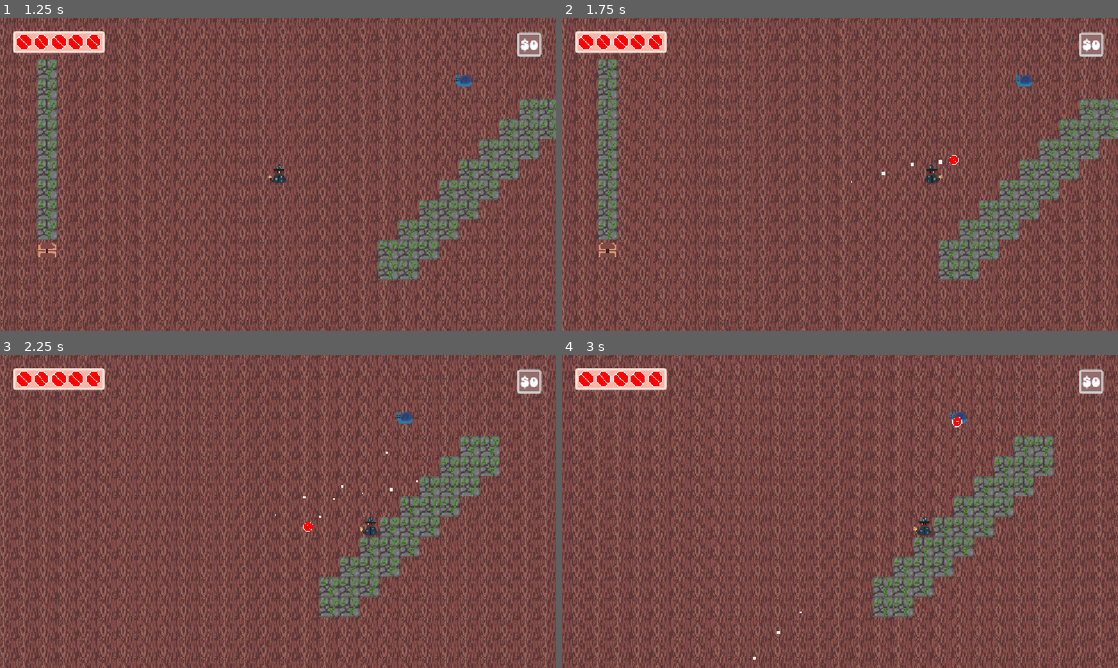
Above: before the commit, frames 1-4 (two rows, left to right).
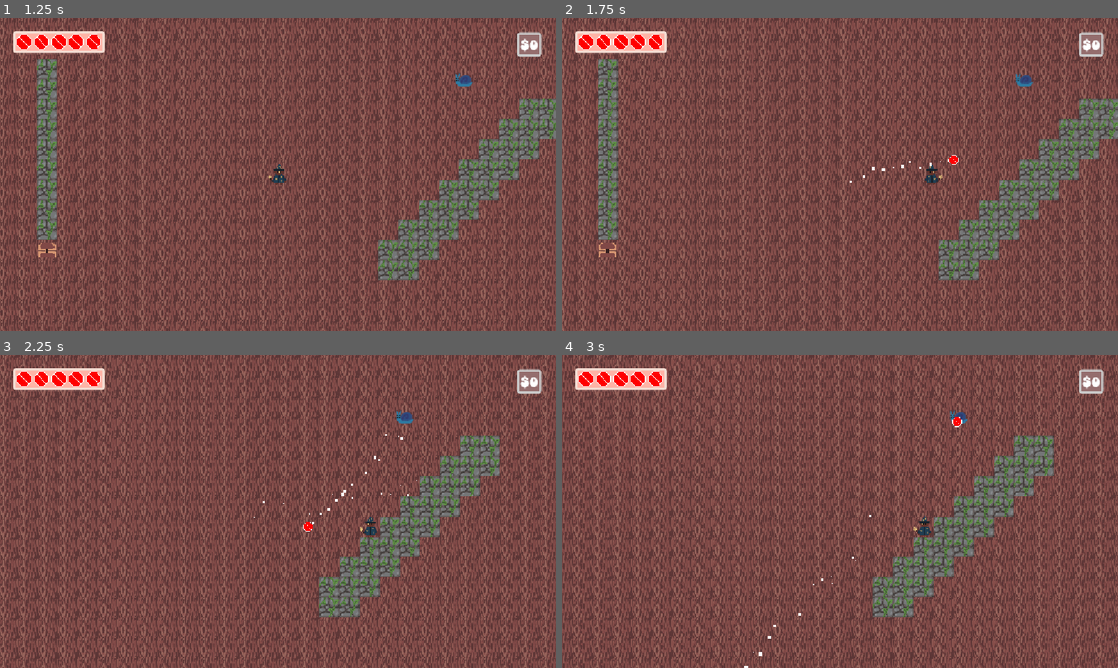
Above: after the commit, the same moments.

Repository: teganmy/wizard-cat-cat-wizard
Game: Godot game, scene res://main.tscn
Two runs of this game, one before a commit and one after it. Both use one fixed random seed, a clock stepped at 60 frames per second and the inputs below.
Inputs (mouse positions are in pixels of both pictures, inside the frame that each line leads up to):
- Up to frame 1 (1.25 s): click "New Game" at 0.5 s
- Up to frame 2 (1.75 s): tap Enter (interact) at 1.25 s; move the mouse to (962, 158) at 1.27 s; hold Right (player_right) from 1.28 s (still down); tap Space (fire) at 1.35 s
- Up to frame 3 (2.25 s): move the mouse to (166, 527) at 2.02 s; release Right (player_right) at 2.03 s; hold Down (player_down) from 2.03 s (still down); tap Enter (interact) at 2.1 s
- Up to frame 4 (3 s): move the mouse to (895, 442) at 2.77 s; release Down (player_down) at 2.78 s; hold Right (player_right) from 2.78 s (still down); tap Shift (player_dodge) at 2.85 s

Frame 1 is identical in both runs. In frame 2, less than 0.1% of the frame differs, in the area x 51-70%, y 45-53%; in frame 3, less than 0.1%, in the area x 45-76%, y 25-54%; in frame 4, less than 0.1%.

Commit message:
Fixed bug in bullet disabling

Diff:
--- a/wizard-cat-game/area_bullet.gd
+++ b/wizard-cat-game/area_bullet.gd
@@ -17,8 +17,9 @@
 	_clean_up.call_deferred()
 
 func _clean_up() -> void:
+	dir = Vector2.ZERO
 	$Sprite2D.hide()
 	particles.amount_ratio = 0.0
-	$Hitbox.monitorable = false
+	$Hitbox.monitoring = false
 	await get_tree().create_timer(2.0).timeout
 	queue_free()
--- a/wizard-cat-game/area_bullet.tscn
+++ b/wizard-cat-game/area_bullet.tscn
@@ -4,14 +4,8 @@
 [ext_resource type="Script" uid="uid://n8n43gwvlue2" path="res://area_bullet.gd" id="1_doy0o"]
 [ext_resource type="Script" uid="uid://un6ien2ktj74" path="res://components/hitbox.gd" id="3_1iwn5"]
 
-[sub_resource type="CircleShape2D" id="CircleShape2D_gpvk7"]
-radius = 8.0
-
-[sub_resource type="CircleShape2D" id="CircleShape2D_1iwn5"]
-radius = 8.0
-
 [sub_resource type="Curve" id="Curve_1iwn5"]
-_data = [Vector2(0, 1), 0.0, 0.0, 0, 0, Vector2(0.8310811, 0.61797756), -1.2887639, -1.2887639, 0, 0, Vector2(1, 0), 0.0, 0.0, 0, 0]
+_data = [Vector2(0.07432434, 1), 0.0, 0.15837343, 0, 0, Vector2(0.8310811, 0.61797756), -1.2887639, -1.2887639, 0, 0, Vector2(1, 0), 0.0, 0.0, 0, 0]
 point_count = 3
 
 [sub_resource type="CurveTexture" id="CurveTexture_1iwn5"]
@@ -24,15 +18,25 @@
 initial_velocity_min = 48.39
 initial_velocity_max = 48.39
 gravity = Vector3(0, 0, 0)
-damping_min = 11.828001
-damping_max = 26.882002
+damping_min = 18.28
+damping_max = 33.334003
 scale_min = 0.0
 scale_max = 5.38
 scale_curve = SubResource("CurveTexture_1iwn5")
 
+[sub_resource type="CircleShape2D" id="CircleShape2D_gpvk7"]
+radius = 8.0
+
+[sub_resource type="CircleShape2D" id="CircleShape2D_1iwn5"]
+radius = 8.0
+
 [node name="AreaBullet" type="Area2D" unique_id=1377176640]
 collision_layer = 0
 script = ExtResource("1_doy0o")
+
+[node name="GPUParticles2D" type="GPUParticles2D" parent="." unique_id=297831709]
+amount = 30
+process_material = SubResource("ParticleProcessMaterial_gpvk7")
 
 [node name="Sprite2D" type="Sprite2D" parent="." unique_id=1953664605]
 texture_filter = 1
@@ -49,9 +53,5 @@
 [node name="CollisionShape2D" type="CollisionShape2D" parent="Hitbox" unique_id=723727561]
 shape = SubResource("CircleShape2D_1iwn5")
 
-[node name="GPUParticles2D" type="GPUParticles2D" parent="." unique_id=297831709]
-amount = 10
-process_material = SubResource("ParticleProcessMaterial_gpvk7")
-
 [connection signal="body_entered" from="." to="." method="_on_body_entered"]
 [connection signal="landed" from="Hitbox" to="." method="_on_hitbox_landed"]
